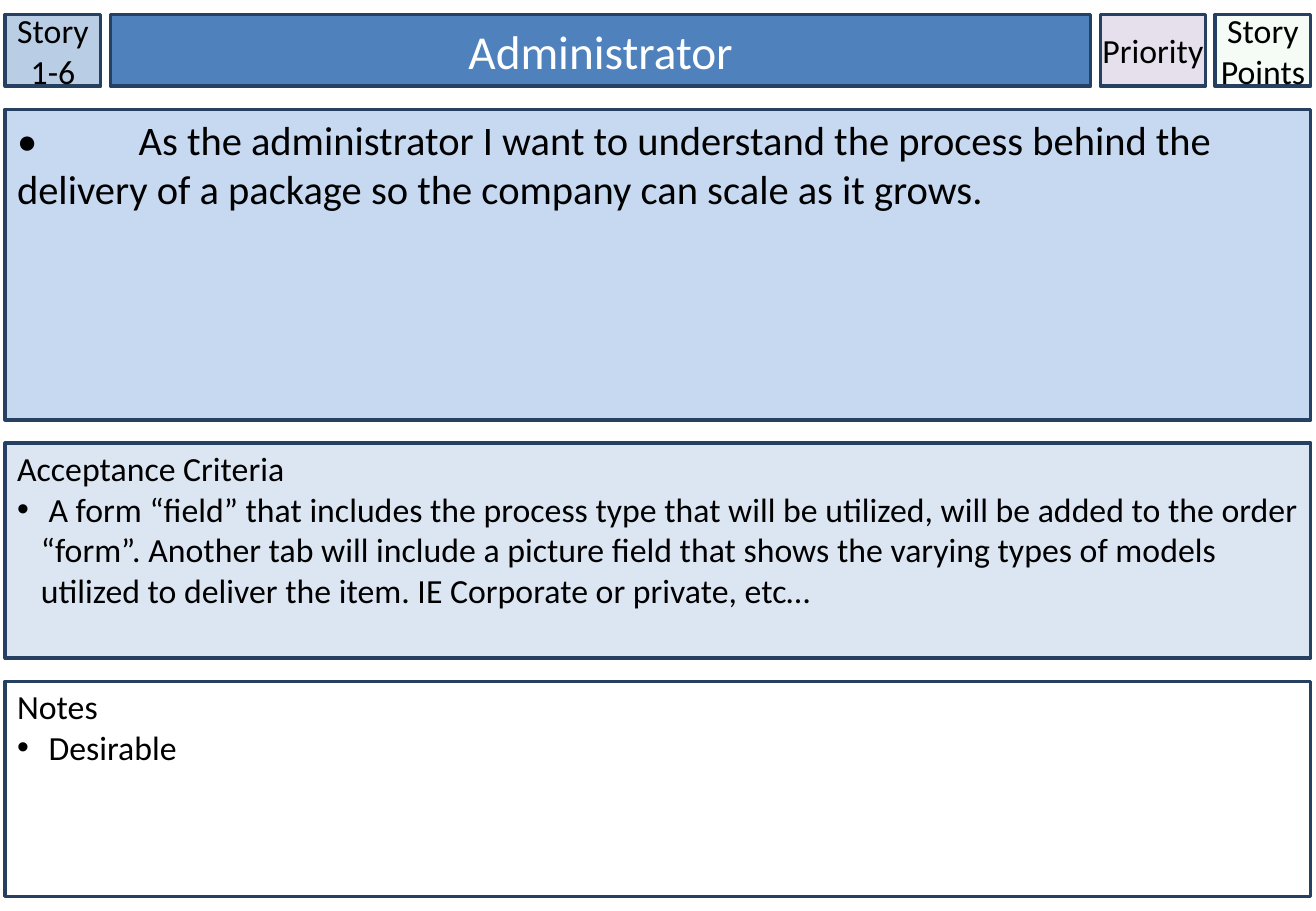
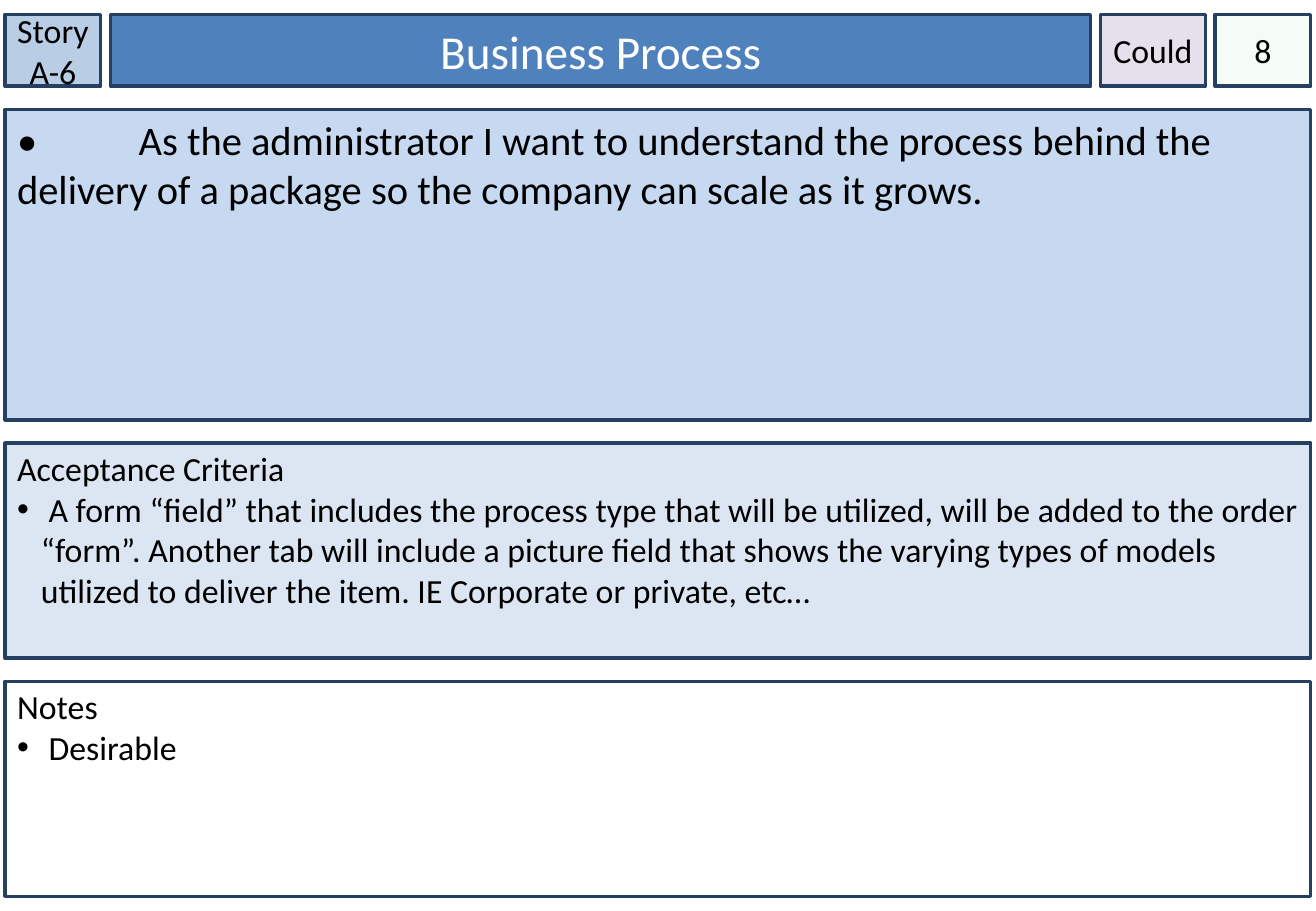
Before and after one commit to victoria-tobin/IFB299, a slide deck: slide 8 of Our story cards.pptx (slide 7 before the commit). Drawn at 1316x911 pixels with LibreOffice and Linux fonts; fonts in the diff are those of the drawing. Boxes give left, top, right and bottom in pixels: in the first picture for what was removed or moved away, otherwise in the second. Text is boxed around its words. In the diff, an @@ line names an element or a change of style, - is before the commit and + after.

```diff
--- a/Our story cards.pptx
+++ b/Our story cards.pptx
@@ text in rectangle at bbox=[17, 15, 89, 92]: text changed @@
-Story 1-6
+Story A-6
@@ text in rectangle at bbox=[440, 36, 761, 70]: text changed @@
-Administrator
+Business Process
@@ text in rectangle at bbox=[1113, 39, 1192, 64]: text changed @@
-Priority
+Could
@@ text in rectangle at bbox=[1254, 40, 1271, 64]: text changed @@
-Story Points
+8
```
Also in this commit, not shown: 12 other slides changed, 7 slides added, 5 other files.
